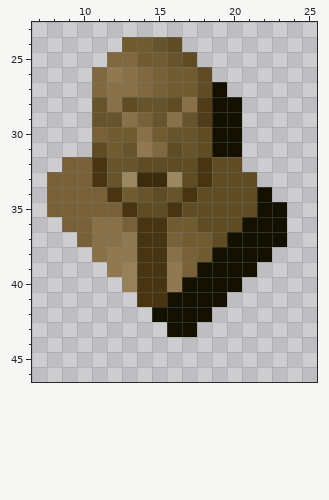
Pixel-art sprite: menufx/gui2-64/creatr_icon_64/vampr_dis.png. Above is the file before it was changed.
The file is 30x50 pixels. Shown: x 7..25, y 23..46.
Now the later version:
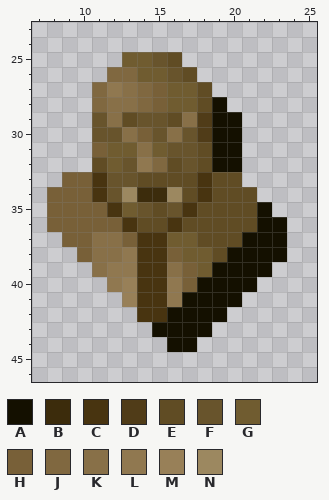
Palette (. is transparent): A #141000  B #3c2c0c  C #483410  D #503c18  E #604c24  F #68542c  G #705c30  H #786038  J #806840  K #887048  L #907850  M #988058  N #9c8860
Difference:
y 24: x 13..16 GGFE -> ....
y 25: x 12..13 JJ -> .G; x 15..17 GFE -> FE.
y 26: x 11..18 JLKJHGGE -> .JJGGFE.
y 27: x 12 K -> L; x 19 A -> .
y 28: x 11 F -> J; x 13..18 EFFEKD -> KJHGGE; x 20 A -> .
y 29: x 12..14 FKH -> KEF; x 16..17 KF -> EK
y 30: x 11..16 HGGKGF -> FFKHFK; x 18 E -> D
y 31: x 11 E -> H; x 13..16 FLJE -> GKGF
y 32: x 9..12 HHCF -> ..EG; x 14..15 EE -> LJ; x 17..20 ECEE -> FEAA
y 33: x 8 H -> .; x 13..16 NBBN -> FEEE; x 21 E -> .
y 34: x 11..18 HCGFEFCE -> CFNBBNEC; x 22 A -> .
y 35: x 12..14 HCE -> CGF; x 16..17 CE -> FC; x 23 A -> .
y 36: x 8 . -> H; x 11..17 KKHCCGG -> HHCEECE; x 21 A -> E
y 37: x 9 . -> H; x 13 L -> H; x 16 H -> G; x 18 G -> E; x 20 A -> E
y 38: x 10 . -> H; x 12 L -> K; x 16..17 KH -> HG; x 19 A -> E; x 23 . -> A
y 39: x 11 . -> K; x 13 M -> L; x 16 L -> K; x 18 A -> G; x 22 . -> A
y 40: x 12 . -> L; x 17 A -> H; x 21 . -> A
y 41: x 13 . -> M; x 16 A -> L; x 20 . -> A
y 42: x 14..15 .A -> CC; x 19 . -> A
y 43: x 15 . -> A; x 18 . -> A
y 44: x 16..17 .. -> AA
Boxes around the changes in both pictures, in picture pixels (x1, y1, x2, y2):
changed: (47, 37, 287, 352)
